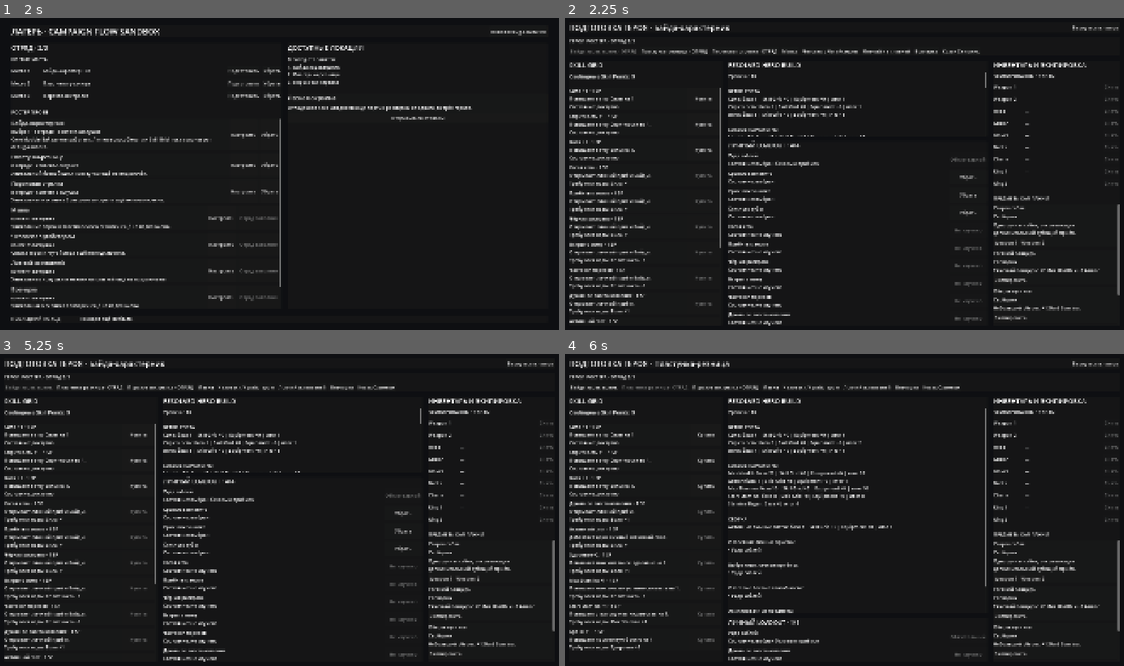
Above: before the commit, frames 1-4 (two rows, left to right).
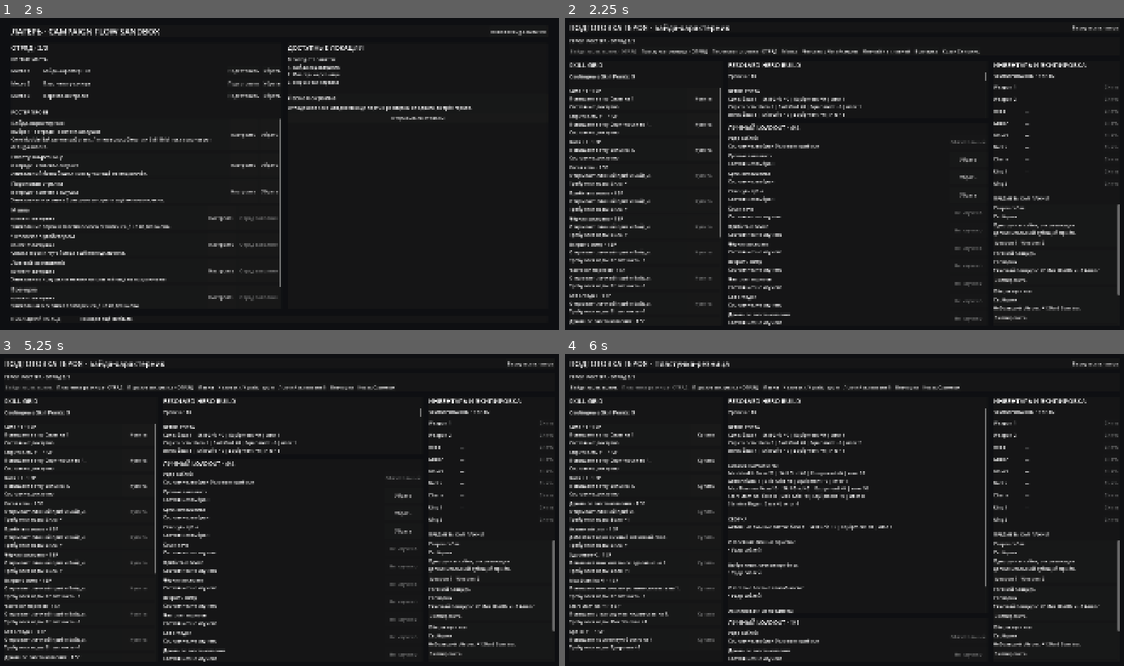
Above: after the commit, the same moments.

Repository: DanilNikolin/kleynod-steppe-frontier
Game: Godot game, scene res://scenes/campaign/campaign_sandbox.tscn
Two runs of this game, one before a commit and one after it. Both use one fixed random seed, a clock stepped at 60 frames per second and the inputs below.
Inputs:
- Up to frame 1 (2 s): click "Новая debug-кампания" at 0.5 s; click "Новая debug-кампания" at 1.25 s
- Up to frame 2 (2.25 s): click "Подготовить" at 2 s
- Up to frame 3 (5.25 s): click "Вернуться в лагерь" at 2.75 s; click "Убрать" at 3.5 s; click "Подготовить" at 4.25 s; click "Байда-характерник" at 5 s
- Up to frame 4 (6 s): click "Пластунка-резница · ОТРЯД" at 5.75 s

Frame 1 is identical in both runs. In frame 2, 1.5% of the frame differs, in the area x 0-76%, y 20-99%; in frame 3, 1.5%; in frame 4, nothing differs.

Commit message:
feat(bayda): add without looking back ability and reckless exposure status with skill grid integration

Diff:
--- /dev/null
+++ b/content/abilities/heroes/bayda/bayda_without_looking_back.tres
@@ -0,0 +1,48 @@
+[gd_resource type="Resource" script_class="AbilityDefinition" format=3]
+
+[ext_resource type="Script" path="res://core/battle/abilities/ability_definition.gd" id="1_ability"]
+[ext_resource type="Script" path="res://core/battle/targeting/ability_targeting_definition.gd" id="2_targeting"]
+[ext_resource type="Script" path="res://core/battle/effects/battle_effect.gd" id="3_effect"]
+[ext_resource type="Script" path="res://core/battle/effects/damage_effect.gd" id="4_damage"]
+[ext_resource type="Script" path="res://core/battle/effects/apply_status_effect.gd" id="5_apply_status"]
+[ext_resource type="Resource" path="res://content/statuses/heroes/bayda/bayda_bleeding.tres" id="6_bleeding"]
+[ext_resource type="Resource" path="res://content/statuses/heroes/bayda/bayda_reckless_exposure.tres" id="7_exposure"]
+
+[sub_resource type="Resource" id="Resource_damage"]
+script = ExtResource("4_damage")
+base_damage = 8
+strength_scaling = 0.0
+armor_piercing = 2
+crit_mode = 0
+effect_id = &"effect_bayda_without_looking_back_damage"
+
+[sub_resource type="Resource" id="Resource_bleeding"]
+script = ExtResource("5_apply_status")
+status_definition = ExtResource("6_bleeding")
+effect_id = &"effect_bayda_without_looking_back_bleeding"
+
+[sub_resource type="Resource" id="Resource_self_exposure"]
+script = ExtResource("5_apply_status")
+status_definition = ExtResource("7_exposure")
+recipient = 1
+effect_id = &"effect_bayda_without_looking_back_self_exposure"
+
+[sub_resource type="Resource" id="Resource_targeting"]
+script = ExtResource("2_targeting")
+aim_requirement = 1
+aim_relation_mask = 4
+aim_offsets = Array[Vector2i]([Vector2i(1, -1), Vector2i(2, -1), Vector2i(3, -1), Vector2i(1, 0), Vector2i(2, 0), Vector2i(3, 0), Vector2i(1, 1), Vector2i(2, 1), Vector2i(3, 1)])
+affected_relation_mask = 4
+impact_offsets = Array[Vector2i]([Vector2i(0, 0)])
+
+[resource]
+script = ExtResource("1_ability")
+ability_id = &"ability_bayda_without_looking_back"
+display_name = "Без оглядки"
+description = "Байда бросается в безрассудную атаку: наносит 8 урона с пробитием 2, вызывает кровотечение, но снижает собственную броню на 4."
+branch = 2
+stamina_cost = 9
+initial_lock_turns = 2
+cooldown_turns = 4
+targeting = SubResource("Resource_targeting")
+effects = Array[ExtResource("3_effect")]([SubResource("Resource_damage"), SubResource("Resource_bleeding"), SubResource("Resource_self_exposure")])
--- a/content/heroes/bayda/bayda_hero.tres
+++ b/content/heroes/bayda/bayda_hero.tres
@@ -15,6 +15,7 @@
 [ext_resource type="Resource" path="res://content/abilities/heroes/bayda/bayda_black_massacre.tres" id="13_black_massacre"]
 [ext_resource type="Resource" path="res://content/abilities/heroes/bayda/bayda_open_vein.tres" id="14_open_vein"]
 [ext_resource type="Resource" path="res://content/abilities/heroes/bayda/bayda_palisade_of_cuts.tres" id="15_palisade"]
+[ext_resource type="Resource" path="res://content/abilities/heroes/bayda/bayda_without_looking_back.tres" id="16_without_looking_back"]
 
 [resource]
 script = ExtResource("1_hero")
@@ -24,7 +25,7 @@
 base_combatant_definition = ExtResource("3_combatant")
 core_module = ExtResource("4_core")
 skill_grid = ExtResource("5_grid")
-personal_abilities = Array[ExtResource("2_ability")]([ExtRes …(235 unchanged characters)… xtResource("15_palisade"), ExtResource("7_mend")])
+personal_abilities = Array[ExtResource("2_ability")]([ExtRes …(235 unchanged characters)… xtResource("15_palisade"), ExtResource("16_without_looking_back"), ExtResource("7_mend")])
 starting_known_ability_ids = Array[StringName]([&"ability_sabre_slash", &"ability_bayda_blood_payment", &"ability_bayda_gallows_hook", &"ability_bayda_grit_teeth"])
 default_ability_id = &"ability_sabre_slash"
 starting_active_slot_count = 4
--- a/content/skill_grids/heroes/bayda/bayda_skill_grid_debug.tres
+++ b/content/skill_grids/heroes/bayda/bayda_skill_grid_debug.tres
@@ -8,6 +8,7 @@
 [ext_resource type="Resource" path="res://content/abilities/heroes/bayda/bayda_black_massacre.tres" id="6_black_massacre"]
 [ext_resource type="Resource" path="res://content/abilities/heroes/bayda/bayda_open_vein.tres" id="7_open_vein"]
 [ext_resource type="Resource" path="res://content/abilities/heroes/bayda/bayda_palisade_of_cuts.tres" id="8_palisade"]
+[ext_resource type="Resource" path="res://content/abilities/heroes/bayda/bayda_without_looking_back.tres" id="9_without_looking_back"]
 
 [sub_resource type="Resource" id="Node_strength_1"]
 script = ExtResource("2_node")
@@ -75,6 +76,15 @@
 prerequisite_node_ids = Array[StringName]([&"node_debug_agility_1"])
 granted_ability = ExtResource("8_palisade")
 
+[sub_resource type="Resource" id="Node_learn_without_looking_back"]
+script = ExtResource("2_node")
+node_id = &"node_bayda_learn_without_looking_back"
+display_name = "Без оглядки"
+description = "Открывает личный приём Байды."
+node_type = 1
+prerequisite_node_ids = Array[StringName]([&"node_debug_agility_1"])
+granted_ability = ExtResource("9_without_looking_back")
+
 [sub_resource type="Resource" id="Node_learn_mend"]
 script = ExtResource("2_node")
 node_id = &"node_debug_learn_spirit_mend"
@@ -133,4 +143,4 @@
 script = ExtResource("1_grid")
 grid_id = &"skill_grid_bayda_debug"
 display_name = "Временная сетка Байды"
-nodes = Array[ExtResource("2_node")]([SubResource("Node_stre …(246 unchanged characters)… arn_palisade"), SubResource("Node_learn_mend"), SubResource("Node_active_slot"), …(124 unchanged characters)…
+nodes = Array[ExtResource("2_node")]([SubResource("Node_stre …(246 unchanged characters)… arn_palisade"), SubResource("Node_learn_without_looking_back"), SubResource("Node_learn_mend"), SubResource("Node_active_slot"), …(124 unchanged characters)…
--- /dev/null
+++ b/content/statuses/heroes/bayda/bayda_reckless_exposure.tres
@@ -0,0 +1,18 @@
+[gd_resource type="Resource" script_class="BattleStatusDefinition" format=3]
+
+[ext_resource type="Script" path="res://core/battle/statuses/battle_status_definition.gd" id="1_status"]
+[ext_resource type="Script" path="res://core/battle/stats/battle_stat_modifier.gd" id="2_modifier"]
+
+[sub_resource type="Resource" id="Resource_armor_modifier"]
+script = ExtResource("2_modifier")
+amount_per_stack = -4
+
+[resource]
+script = ExtResource("1_status")
+status_id = &"status_bayda_reckless_exposure"
+display_name = "Открыт настежь"
+description = "Броня снижена на 4 после безрассудной атаки."
+polarity = 2
+tags = Array[StringName]([&"debuff", &"armor_debuff", &"self_exposure", &"reckless"])
+duration_turns = 2
+stat_modifiers = Array[ExtResource("2_modifier")]([SubResource("Resource_armor_modifier")])
